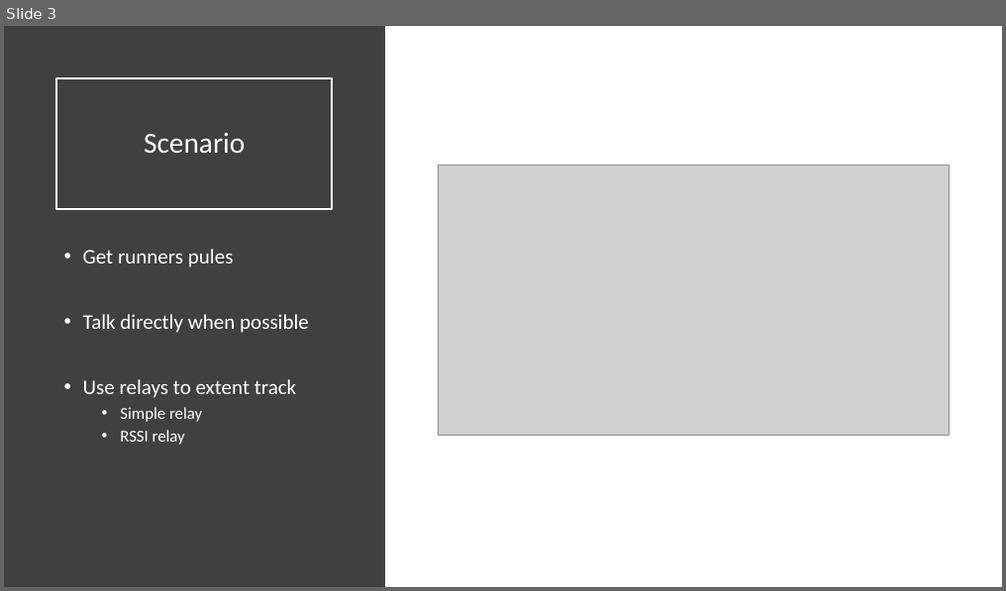
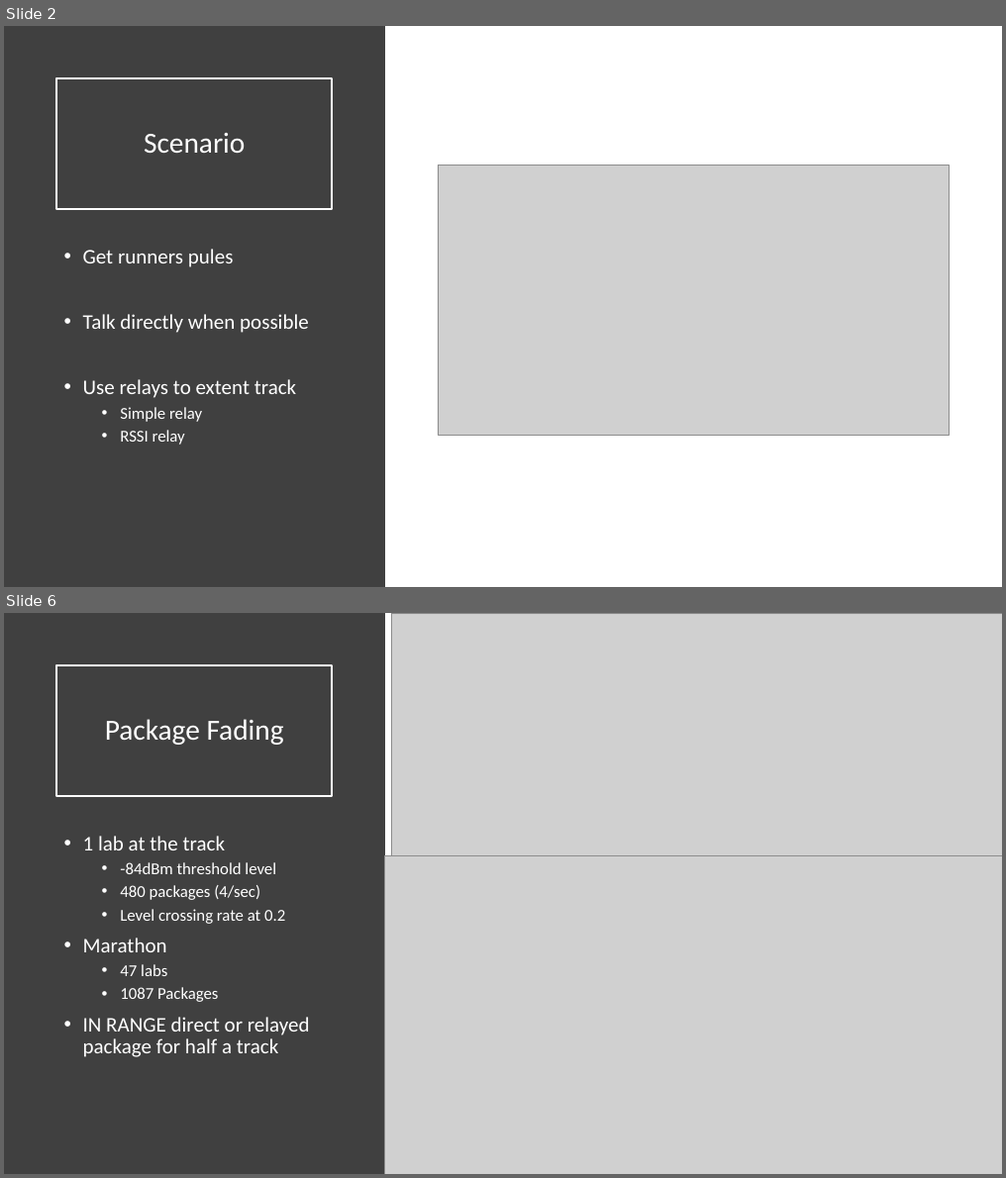
Before and after one commit to entvex/Wireless-Sensor-Networks, a slide deck: Hop or not to hope.pptx. Shown one above the other, each under a label of ours: slide 3 before the commit, slides 2 and 6 after it; the slides between them are not shown. The pictures are 1006x591 and 1006x1178 pixels, drawn with LibreOffice and Linux fonts; fonts in the diff are those of the drawing; grey boxes stand for pictures. Boxes give left, top, right and bottom in pixels: in the first picture for what was removed or moved away, otherwise in the second. Text is boxed around its words. In the diff, an @@ line names an element or a change of style, - is before the commit and + after.

```diff
--- a/Hop or not to hope.pptx
+++ b/Hop or not to hope.pptx
@@ slide 6 added at box(4, 613, 1002, 1174), background #FFFFFF @@
@@ rectangle added at box(4, 613, 385, 1174), fill #404040 @@
@@ picture added at box(391, 613, 1002, 861) @@
@@ title added at box(56, 665, 332, 796), outline #FFFFFF 1.5 pt, 28 pt, text #FFFFFF @@
+Package Fading
@@ text added at box(83, 836, 310, 1058), 16 pt, text #FFFFFF @@
+• 1 lab at the track
+  • -84dBm threshold level
+  • 480 packages (4/sec)
+  • Level crossing rate at 0.2
+• Marathon
+  • 47 labs
+  • 1087 Packages
+• IN RANGE direct or relayed package for half a track
@@ picture added at box(385, 856, 1002, 1174) @@
@@ what was slide 3 is now slide 2 @@
```
Also in this commit, not shown: 5 other slides added, 1 slide removed, 2 other files.
